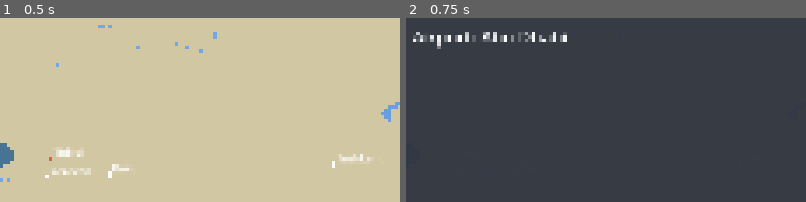
Above: before the commit, frames 1-2 (left to right).
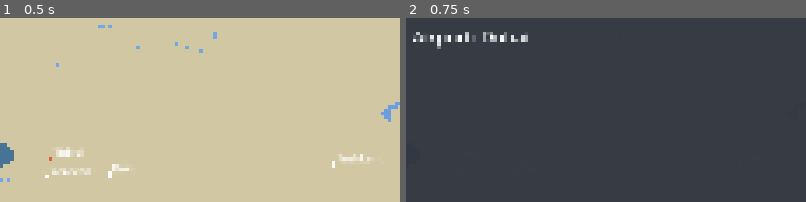
Above: after the commit, the same moments.

Repository: FelixSciFi/airline_game
Game: Godot game, scene res://scenes/main_game.tscn
Two runs of this game, one before a commit and one after it. Both use one fixed random seed, a clock stepped at 60 frames per second and the inputs below.
Inputs (mouse positions are % of the whole screen's width and height, from its top left):
- Up to frame 1 (0.5 s): no input
- Up to frame 2 (0.75 s): click (21, 90) at 0.52 s
The pictures show only the part of the screen within x 0-50%, y 0-50%; the shares and areas given below are measured in that part.

Frame 1 is identical in both runs. In frame 2, 0.7% of the frame differs, in the area x 19-41%, y 7-14%.

Commit message:
优化地图性能

Diff:
--- /dev/null
+++ b/ui/map/static_map_layer.gd
@@ -0,0 +1,86 @@
+extends Node2D
+## 静态地图层：地图外浅灰、Ocean、Land、Lakes、Rivers。
+## 刷新节奏与主地图一致，不做冻结优化。
+
+var _map_view: Node = null
+
+const OCEAN_COLOR := Color(0.28, 0.45, 0.58, 1.0)
+const LAND_COLOR := Color(0.82, 0.78, 0.64, 1.0)
+const LAKE_COLOR := Color(0.42, 0.62, 0.88, 1.0)
+const RIVER_ZOOM_REGIONAL := 3.2
+const RIVER_ZOOM_MINOR := 4.0
+
+func set_map_view(mv: Node) -> void:
+	_map_view = mv
+
+func _get_view_size() -> Vector2:
+	var vp := get_viewport()
+	if vp == null:
+		return Vector2(1280, 720)
+	return vp.get_visible_rect().size
+
+func _draw() -> void:
+	if _map_view == null:
+		return
+	var wm: Node = get_parent()
+	if wm == null or not wm.has_method("get_land_polygons") or not wm.has_method("get_lake_polygons") or not wm.has_method("get_river_lines"):
+		return
+	var view_size: Vector2 = _get_view_size()
+	var map_w: int = _map_view.get_map_width()
+	var rect_screen := Rect2(Vector2.ZERO, view_size.round())
+	draw_rect(rect_screen, Color(0.45, 0.45, 0.48, 1))
+	draw_rect(rect_screen, OCEAN_COLOR)
+	var zoom: float = _map_view.get_zoom()
+	var view_center: Vector2 = _map_view.get_view_center()
+	var visible_world_width: float = view_size.x / zoom
+	var visible_world_height: float = view_size.y / zoom
+	var world_rect: Rect2 = Rect2(
+		Vector2(view_center.x - visible_world_width / 2.0, view_center.y - visible_world_height / 2.0),
+		Vector2(visible_world_width, visible_world_height)
+	)
+	world_rect = world_rect.grow(150.0)
+	var land_polygons: Array = wm.get_land_polygons()
+	var lake_polygons: Array = wm.get_lake_polygons()
+	var river_lines: Array = wm.get_river_lines()
+	var offsets_x: Array = [0.0, -float(map_w), float(map_w)]
+	for offset_x in offsets_x:
+		for poly_world in land_polygons:
+			var bbox: Rect2 = poly_world["bbox"]
+			var shifted_bbox: Rect2 = Rect2(bbox.position + Vector2(offset_x, 0), bbox.size)
+			if not shifted_bbox.intersects(world_rect):
+				continue
+			var land_screen: PackedVector2Array = []
+			for p in poly_world["points"]:
+				land_screen.append(_map_view.world_to_screen(Vector2(p.x + offset_x, p.y), view_size))
+			if land_screen.size() >= 3:
+				draw_colored_polygon(land_screen, LAND_COLOR)
+		for poly_world in lake_polygons:
+			var bbox_lake: Rect2 = poly_world["bbox"]
+			var shifted_bbox_lake: Rect2 = Rect2(bbox_lake.position + Vector2(offset_x, 0), bbox_lake.size)
+			if not shifted_bbox_lake.intersects(world_rect):
+				continue
+			var lake_screen: PackedVector2Array = []
+			for p in poly_world["points"]:
+				lake_screen.append(_map_view.world_to_screen(Vector2(p.x + offset_x, p.y), view_size))
+			if lake_screen.size() >= 3:
+				draw_colored_polygon(lake_screen, LAKE_COLOR)
+		for river in river_lines:
+			var bbox_river: Rect2 = river["bbox"]
+			var shifted_bbox_river: Rect2 = Rect2(bbox_river.position + Vector2(offset_x, 0), bbox_river.size)
+			if not shifted_bbox_river.intersects(world_rect):
+				continue
+			var zoom_river: float = _map_view.get_zoom()
+			var sr: int = int(river.get("scalerank", 99))
+			if sr <= 2:
+				pass
+			elif sr <= 4:
+				if zoom_river < RIVER_ZOOM_REGIONAL:
+					continue
+			else:
+				if zoom_river < RIVER_ZOOM_MINOR:
+					continue
+			var pts: PackedVector2Array = []
+			for p in river["points"]:
+				pts.append(_map_view.world_to_screen(Vector2(p.x + offset_x, p.y), view_size))
+			if pts.size() >= 2:
+				draw_polyline(pts, Color(0.45, 0.65, 0.9), 1.5)
--- a/ui/world_map.gd
+++ b/ui/world_map.gd
@@ -7,9 +7,9 @@
 const OCEAN_COLOR := Color(0.28, 0.45, 0.58, 1.0)
 const LAND_COLOR := Color(0.82, 0.78, 0.64, 1.0)
 const LAKE_COLOR := Color(0.42, 0.62, 0.88, 1.0)
-const LABEL_OFFSET := Vector2(12, -6)
 const AIRCRAFT_ICON_OFFSET := Vector2(-6, -6)
-const CITY_BUTTON_SIZE := 88
+const CITY_PICK_RADIUS_PADDING := 6.0
+const CITY_PICK_RADIUS_MIN := 10.0
 const AIRCRAFT_STATUS_GROUNDED := "grounded"
 const DISTANCE_TIME_FACTOR := 1000.0
 const CITY_ICON_FILL := Color(0.88, 0.38, 0.22, 1.0)
@@ -26,6 +26,7 @@
 var _route_layer: Node2D
 var _flying_aircraft_layer: Node2D
 var _city_layer: Node2D
+var _static_map_layer: Node2D
 var _cities: Array = []
 var _map_view: Node = null
 var _player_state: Node = null
@@ -286,8 +287,20 @@
 func get_city_visual_scale() -> float:
 	return _get_city_visual_scale()
 
+func get_land_polygons() -> Array:
+	return _land_polygons
+
+func get_lake_polygons() -> Array:
+	return _lake_polygons
+
+func get_river_lines() -> Array:
+	return _river_lines
+
 func _ready() -> void:
 	_cities_layer = $CitiesLayer
+	_static_map_layer = preload("res://ui/map/static_map_layer.gd").new()
+	_static_map_layer.name = "StaticMapLayer"
+	add_child(_static_map_layer)
 	_aircraft_layer = Node2D.new()
 	_aircraft_layer.name = "AircraftLayer"
 	add_child(_aircraft_layer)
@@ -306,9 +319,13 @@
 	_route_layer.set_map_view(_map_view)
 	_flying_aircraft_layer.set_map_view(_map_view)
 	_city_layer.set_map_view(_map_view)
+	_static_map_layer.set_map_view(_map_view)
+	move_child(_static_map_layer, 0)
 	_map_view.view_changed.connect(_on_map_view_changed)
 	$ColorRect.visible = false
 	queue_redraw()
+	if _static_map_layer != null:
+		_static_map_layer.queue_redraw()
 	_deploy_hint_label = Label.new()
 	_deploy_hint_label.name = "DeployHintLabel"
 	_deploy_hint_label.add_theme_font_size_override("font_size", 36)
@@ -453,8 +470,9 @@
 		_destination_cancel_btn.visible = false
 	if _start_flight_btn != null:
 		_start_flight_btn.visible = false
-	_update_cities_screen_positions()
 	queue_redraw()
+	if _static_map_layer != null:
+		_static_map_layer.queue_redraw()
 	if _route_layer != null:
 		_route_layer.queue_redraw()
 	if _flying_aircraft_layer != null:
@@ -510,6 +528,8 @@
 				break
 	print("DESTINATION MODE: plane=", plane_id)
 	queue_redraw()
+	if _static_map_layer != null:
+		_static_map_layer.queue_redraw()
 	if _route_layer != null:
 		_route_layer.queue_redraw()
 	if _flying_aircraft_layer != null:
@@ -539,8 +559,9 @@
 		_destination_cancel_btn.visible = false
 	if _start_flight_btn != null:
 		_start_flight_btn.visible = false
-	_update_cities_screen_positions()
 	queue_redraw()
+	if _static_map_layer != null:
+		_static_map_layer.queue_redraw()
 	if _route_layer != null:
 		_route_layer.queue_redraw()
 	if _flying_aircraft_layer != null:
@@ -573,8 +594,9 @@
 		else:
 			selected_city_id = city_id
 			print("DESTINATION SELECTED:", city_id)
-		_update_cities_screen_positions()
 		queue_redraw()
+		if _static_map_layer != null:
+			_static_map_layer.queue_redraw()
 		if _route_layer != null:
 			_route_layer.queue_redraw()
 		if _flying_aircraft_layer != null:
@@ -626,11 +648,25 @@
 	if event is InputEventPanGesture:
 		var pg: InputEventPanGesture = event
 		_map_view.pan_by_screen_delta(Vector2(-pg.delta.x, -pg.delta.y) * 2.0)
+	# 单指抬起时做城市命中检测（tap）
+	if event is InputEventScreenTouch and not event.pressed:
+		var hit_city_id: String = _pick_city_at_screen_pos(event.position)
+		if hit_city_id != "":
+			_on_city_pressed(hit_city_id)
+
+func _gui_input(event: InputEvent) -> void:
+	if event is InputEventMouseButton:
+		var mb: InputEventMouseButton = event
+		if mb.pressed and mb.button_index == MOUSE_BUTTON_LEFT:
+			var hit_city_id: String = _pick_city_at_screen_pos(mb.position)
+			if hit_city_id != "":
+				_on_city_pressed(hit_city_id)
 
 func _on_map_view_changed() -> void:
-	_update_cities_screen_positions()
 	_update_aircraft_screen_positions()
 	queue_redraw()
+	if _static_map_layer != null:
+		_static_map_layer.queue_redraw()
 	if _route_layer != null:
 		_route_layer.queue_redraw()
 	if _flying_aircraft_layer != null:
@@ -641,69 +677,7 @@
 	print("MAP REFRESH WITH ZOOM: ", z)
 
 func _draw() -> void:
-	if _map_view == null:
-		return
-	var view_size: Vector2 = _get_view_size()
-	var map_w: int = _map_view.get_map_width()
-	var map_h: int = _map_view.get_map_height()
-	# 地图外部：整屏浅灰（screen 坐标取整，避免 iOS 拖动时边界抖）
-	var rect_screen := Rect2(Vector2.ZERO, view_size.round())
-	draw_rect(rect_screen, Color(0.45, 0.45, 0.48, 1))
-	# Ocean：只画一次，覆盖整个可见区域，避免三副本导致的接缝竖线
-	draw_rect(rect_screen, OCEAN_COLOR)
-	# 当前可见世界矩形（带 buffer，用于 land bbox 过滤）
-	var zoom: float = _map_view.get_zoom()
-	var view_center: Vector2 = _map_view.get_view_center()
-	var visible_world_width: float = view_size.x / zoom
-	var visible_world_height: float = view_size.y / zoom
-	var world_rect: Rect2 = Rect2(
-		Vector2(view_center.x - visible_world_width / 2.0, view_center.y - visible_world_height / 2.0),
-		Vector2(visible_world_width, visible_world_height)
-	)
-	world_rect = world_rect.grow(150.0)
-	# Land：左右连续三份副本 offset_x = -MAP_WIDTH, 0, +MAP_WIDTH，仅绘制与可见区域相交的 polygon
-	var offsets_x: Array = [0.0, -float(map_w), float(map_w)]
-	for offset_x in offsets_x:
-		for poly_world in _land_polygons:
-			var bbox: Rect2 = poly_world["bbox"]
-			var shifted_bbox: Rect2 = Rect2(bbox.position + Vector2(offset_x, 0), bbox.size)
-			if not shifted_bbox.intersects(world_rect):
-				continue
-			var land_screen: PackedVector2Array = []
-			for p in poly_world["points"]:
-				land_screen.append(_map_view.world_to_screen(Vector2(p.x + offset_x, p.y), view_size))
-			if land_screen.size() >= 3:
-				draw_colored_polygon(land_screen, LAND_COLOR)
-		for poly_world in _lake_polygons:
-			var bbox_lake: Rect2 = poly_world["bbox"]
-			var shifted_bbox_lake: Rect2 = Rect2(bbox_lake.position + Vector2(offset_x, 0), bbox_lake.size)
-			if not shifted_bbox_lake.intersects(world_rect):
-				continue
-			var lake_screen: PackedVector2Array = []
-			for p in poly_world["points"]:
-				lake_screen.append(_map_view.world_to_screen(Vector2(p.x + offset_x, p.y), view_size))
-			if lake_screen.size() >= 3:
-				draw_colored_polygon(lake_screen, LAKE_COLOR)
-		for river in _river_lines:
-			var bbox_river: Rect2 = river["bbox"]
-			var shifted_bbox_river: Rect2 = Rect2(bbox_river.position + Vector2(offset_x, 0), bbox_river.size)
-			if not shifted_bbox_river.intersects(world_rect):
-				continue
-			var zoom_river: float = _map_view.get_zoom()
-			var sr: int = int(river.get("scalerank", 99))
-			if sr <= 2:
-				pass
-			elif sr <= 4:
-				if zoom_river < RIVER_ZOOM_REGIONAL:
-					continue
-			else:
-				if zoom_river < RIVER_ZOOM_MINOR:
-					continue
-			var pts: PackedVector2Array = []
-			for p in river["points"]:
-				pts.append(_map_view.world_to_screen(Vector2(p.x + offset_x, p.y), view_size))
-			if pts.size() >= 2:
-				draw_polyline(pts, Color(0.45, 0.65, 0.9), 1.5)
+	pass
 
 func _complete_flight(flight: Dictionary) -> void:
 	var dest: String = str(flight.get("destination", ""))
@@ -719,6 +693,8 @@
 	if _player_state != null:
 		set_aircraft(_player_state.get_aircraft_instances())
 	queue_redraw()
+	if _static_map_layer != null:
+		_static_map_layer.queue_redraw()
 	if _route_layer != null:
 		_route_layer.queue_redraw()
 	if _flying_aircraft_layer != null:
@@ -746,6 +722,8 @@
 		_complete_flight(f)
 	if _map_view != null and not _map_view.is_dragging():
 		queue_redraw()
+		if _static_map_layer != null:
+			_static_map_layer.queue_redraw()
 		if _route_layer != null:
 			_route_layer.queue_redraw()
 		if _flying_aircraft_layer != null:
@@ -789,43 +767,31 @@
 
 func set_cities(cities: Array) -> void:
 	_cities = cities
-	for child in _cities_layer.get_children():
-		child.queue_free()
-	if _map_view == null:
-		return
-	var view_size := _get_view_size()
+
+func _pick_city_at_screen_pos(screen_pos: Vector2) -> String:
+	if _map_view == null or _cities.is_empty():
+		return ""
+	var view_size: Vector2 = _get_view_size()
 	var map_w: int = _map_view.get_map_width()
 	var offsets_x: Array = [0.0, -float(map_w), float(map_w)]
-	for city in cities:
+	var best_id: String = ""
+	var best_dist: float = 1e30
+	for city in _cities:
 		var wx: float = float(city.get("x", 0))
 		var wy: float = float(city.get("y", 0))
 		var city_id: String = str(city.get("id", ""))
 		for offset_x in offsets_x:
-			var world_pos := Vector2(wx + offset_x, wy)
-			var screen: Vector2 = _map_view.world_to_screen(world_pos, view_size)
-			var btn := Button.new()
-			btn.flat = true
-			btn.set_position(Vector2(screen.x - CITY_BUTTON_SIZE / 2.0, screen.y - CITY_BUTTON_SIZE / 2.0).round())
-			btn.set_size(Vector2(CITY_BUTTON_SIZE, CITY_BUTTON_SIZE))
-			btn.pressed.connect(_on_city_pressed.bind(city_id))
-			_cities_layer.add_child(btn)
-
-func _update_cities_screen_positions() -> void:
-	if _map_view == null or _cities.is_empty():
-		return
-	var view_size := _get_view_size()
-	var map_w: int = _map_view.get_map_width()
-	var offsets_x: Array = [0.0, -float(map_w), float(map_w)]
-	var idx := 0
-	for city in _cities:
-		var wx: float = float(city.get("x", 0))
-		var wy: float = float(city.get("y", 0))
-		for offset_x in offsets_x:
-			var screen: Vector2 = _map_view.world_to_screen(Vector2(wx + offset_x, wy), view_size)
-			var btn: Control = _cities_layer.get_child(idx)
-			btn.set_position(Vector2(screen.x - CITY_BUTTON_SIZE / 2.0, screen.y - CITY_BUTTON_SIZE / 2.0).round())
-			btn.set_size(Vector2(CITY_BUTTON_SIZE, CITY_BUTTON_SIZE))
-			idx += 1
+			var center_screen: Vector2 = _map_view.world_to_screen(Vector2(wx + offset_x, wy), view_size)
+			var base_radius: float = _get_city_base_radius(city)
+			var visual_scale: float = _get_city_visual_scale()
+			var radius: float = base_radius * visual_scale
+			radius = clampf(radius, CITY_ICON_RADIUS_CLAMP_MIN, CITY_ICON_RADIUS_CLAMP_MAX)
+			var pick_radius: float = maxf(radius + CITY_PICK_RADIUS_PADDING, CITY_PICK_RADIUS_MIN)
+			var d: float = screen_pos.distance_to(center_screen)
+			if d <= pick_radius and d < best_dist:
+				best_dist = d
+				best_id = city_id
+	return best_id
 
 func set_aircraft(aircraft_instances: Array) -> void:
 	for child in _aircraft_layer.get_children():
Not shown, added: ui/map/static_map_layer.gd.uid
